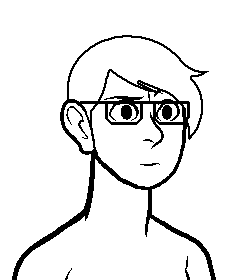
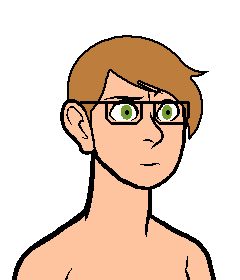
Layers edited between the first and the second w=240, h=280 image:
removed group "eyessss" (6 layers) over [107, 95, 183, 124]
renamed "huh" to "eyessss", showed it, moved it out of group "eyessss", painted on it over [108, 99, 181, 121]
removed layer "openn" from group "eyessss" over [109, 99, 180, 121]
removed group "EARRS" (5 layers) over [64, 52, 200, 192]
renamed "amphibious ears?? ? ?? idek" to "EARRS", showed it, moved it out of group "EARRS", painted on it over [64, 52, 96, 151]
removed layer "regular ears yo" from group "EARRS" over [64, 99, 96, 151]
painted on "dumb hair stuff, use it if you want" over [69, 37, 201, 150]
painted on "HEAD copy #1" over [72, 40, 184, 187]
painted on "TORSOS" over [17, 139, 211, 280]
